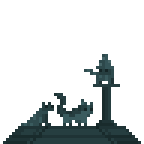
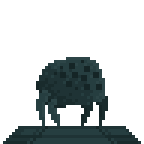
Before/after of a 144x144 layered artwork. What changed in the layer stack:
added layer "Titan Blob" above "Cats" over (36, 57, 108, 126)
hid "Cats" over (21, 54, 120, 126)
